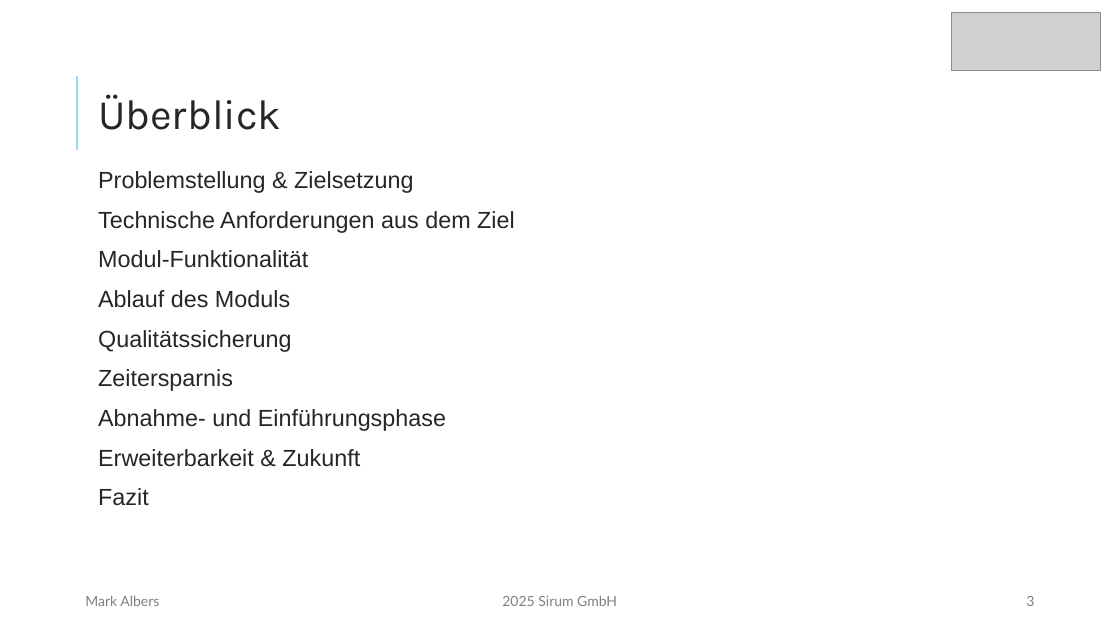
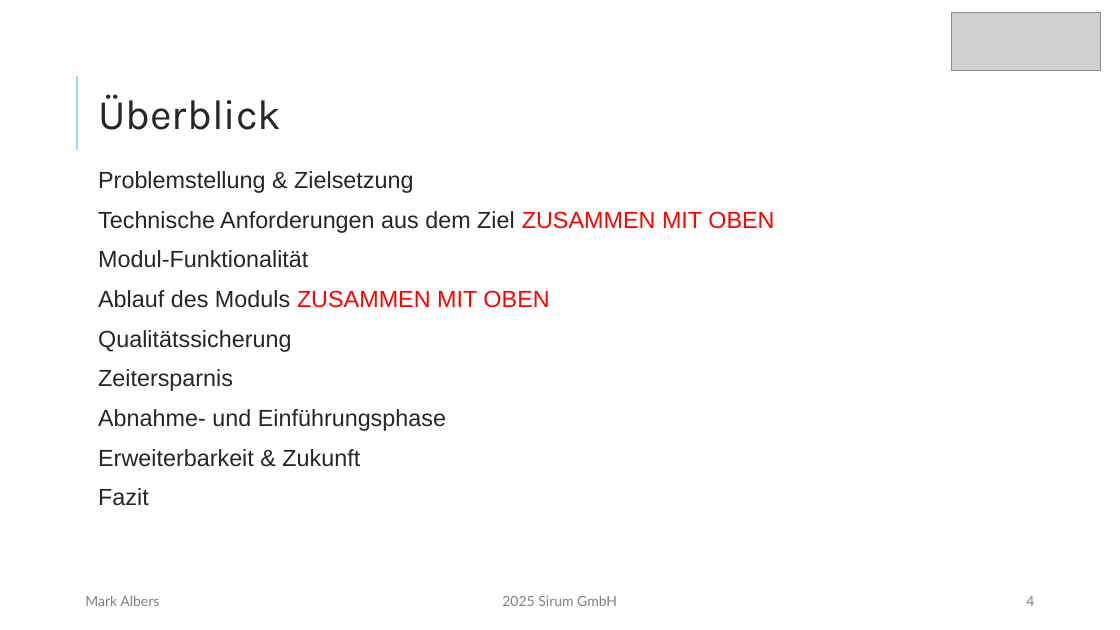
Before and after one commit to mork02/IHK-Projekt, a slide deck: slide 4 of Präsentation/Entwicklung eines Odoo-Moduls zur ZIP-komprimierten Dateiverwaltung im Dokumentenmanagementsystem.pptx (slide 3 before the commit). Drawn at 1120x630 pixels with LibreOffice and Linux fonts; fonts in the diff are those of the drawing; grey boxes stand for pictures. Boxes give left, top, right and bottom in pixels: in the first picture for what was removed or moved away, otherwise in the second. Text is boxed around its words. In the diff, an @@ line names an element or a change of style, - is before the commit and + after.

Commit message:
update

```diff
--- a/Präsentation/Entwicklung eines Odoo-Moduls zur ZIP-komprimierten Dateiverwaltung im Dokumentenmanagementsystem.pptx
+++ b/Präsentation/Entwicklung eines Odoo-Moduls zur ZIP-komprimierten Dateiverwaltung im Dokumentenmanagementsystem.pptx
@@ text at box(98, 211, 774, 233): text changed @@
-Technische Anforderungen aus dem Ziel
+Technische Anforderungen aus dem Ziel ZUSAMMEN MIT OBEN
@@ text at box(98, 290, 549, 308): text changed @@
-Ablauf des Moduls
+Ablauf des Moduls ZUSAMMEN MIT OBEN
@@ page number at box(1026, 596, 1034, 606): text changed @@
-3
+4
```
Also in this commit, not shown: 6 other slides changed, 1 slide added, 1 slide removed.
